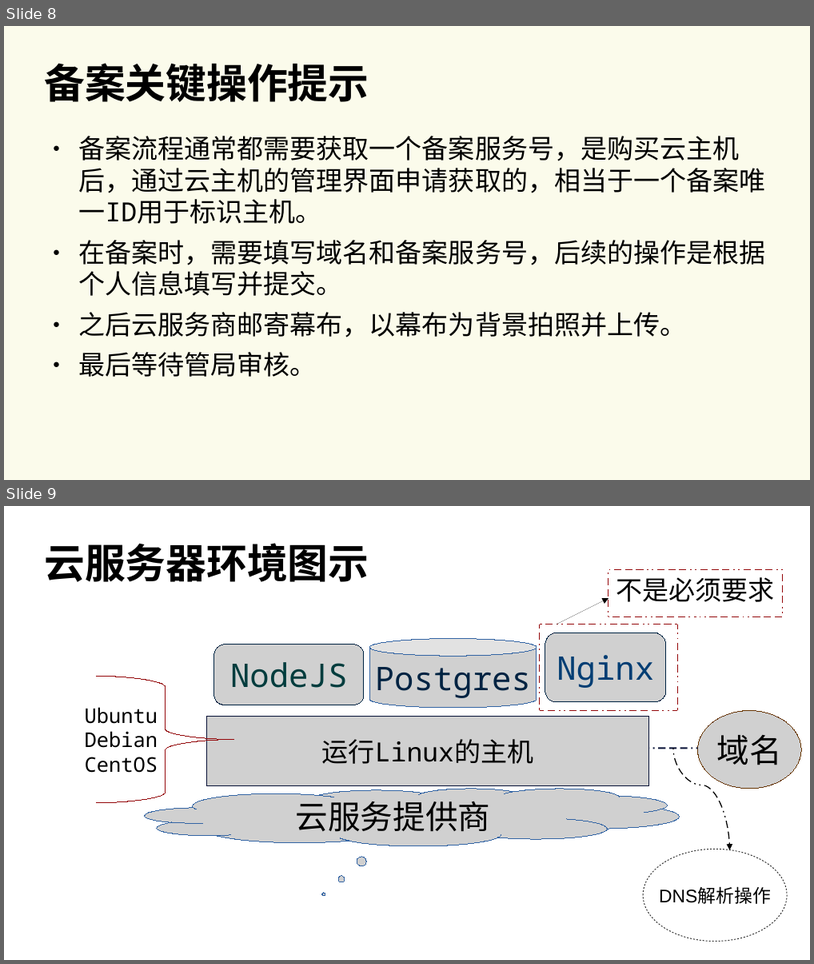
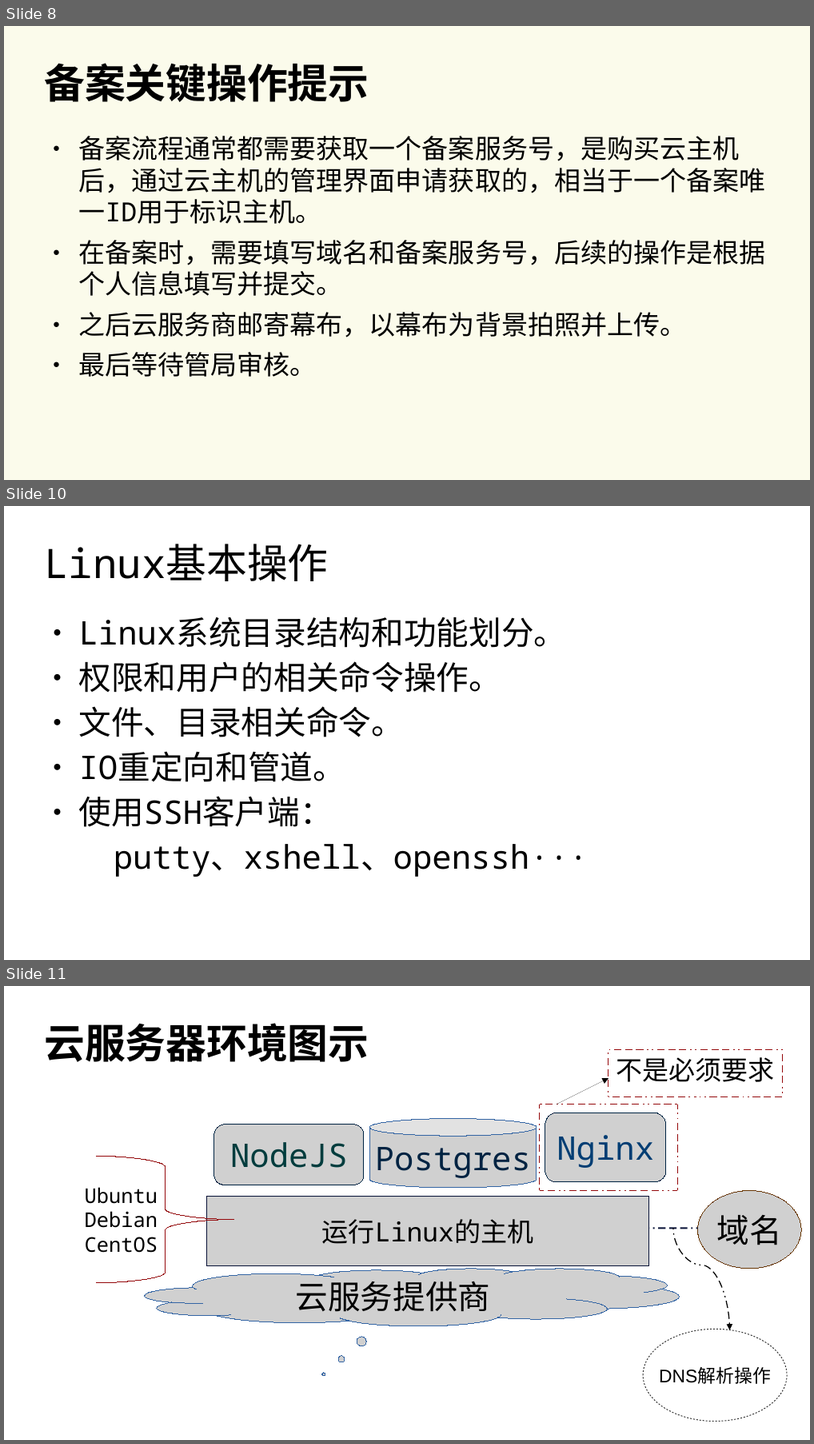
Before and after one commit to edu2act/course-wechat-and-miniprogram, a slide deck: materials/ch01/ch01_3-准备工作.odp. Shown one above the other, each under a label of ours: slides 8 and 9 before the commit, slides 8, 10 and 11 after it; the slides between them are not shown. The pictures are 814x964 and 814x1444 pixels, drawn with LibreOffice and Linux fonts; fonts in the diff are those of the drawing; grey boxes stand for pictures. Boxes give left, top, right and bottom in pixels: in the first picture for what was removed or moved away, otherwise in the second. Text is boxed around its words. In the diff, an @@ line names an element or a change of style, - is before the commit and + after.

```diff
--- a/materials/ch01/ch01_3-准备工作.odp
+++ b/materials/ch01/ch01_3-准备工作.odp
@@ slide 10 added at [4,506,810,960], background #FFFFFF @@
@@ title added at [44,544,328,581], 40 pt, text #000000 @@
+Linux基本操作
@@ text added at [79,616,589,876], 32 pt, text #000000 @@
+● Linux系统目录结构和功能划分。
+● 权限和用户的相关命令操作。
+● 文件、目录相关命令。
+● IO重定向和管道。
+● 使用SSH客户端：
+  putty、xshell、openssh···
@@ what was slide 9 is now slide 11 @@
```
Also in this commit, not shown: 1 slide changed, 1 other slide added, 5 other files.
